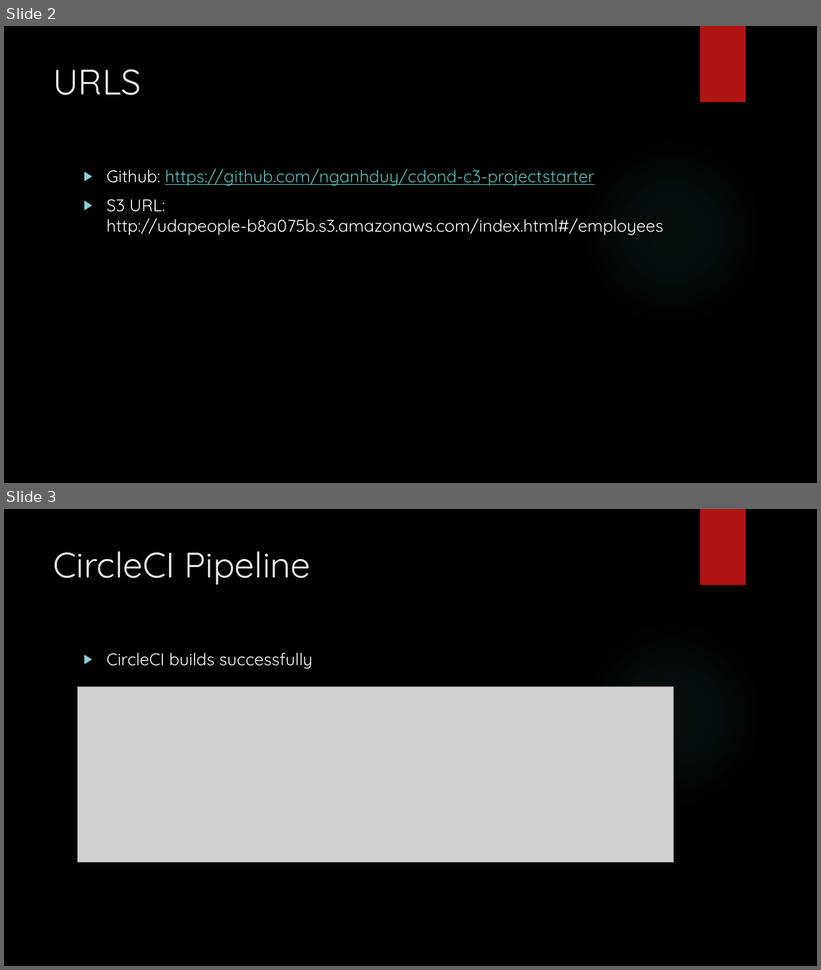
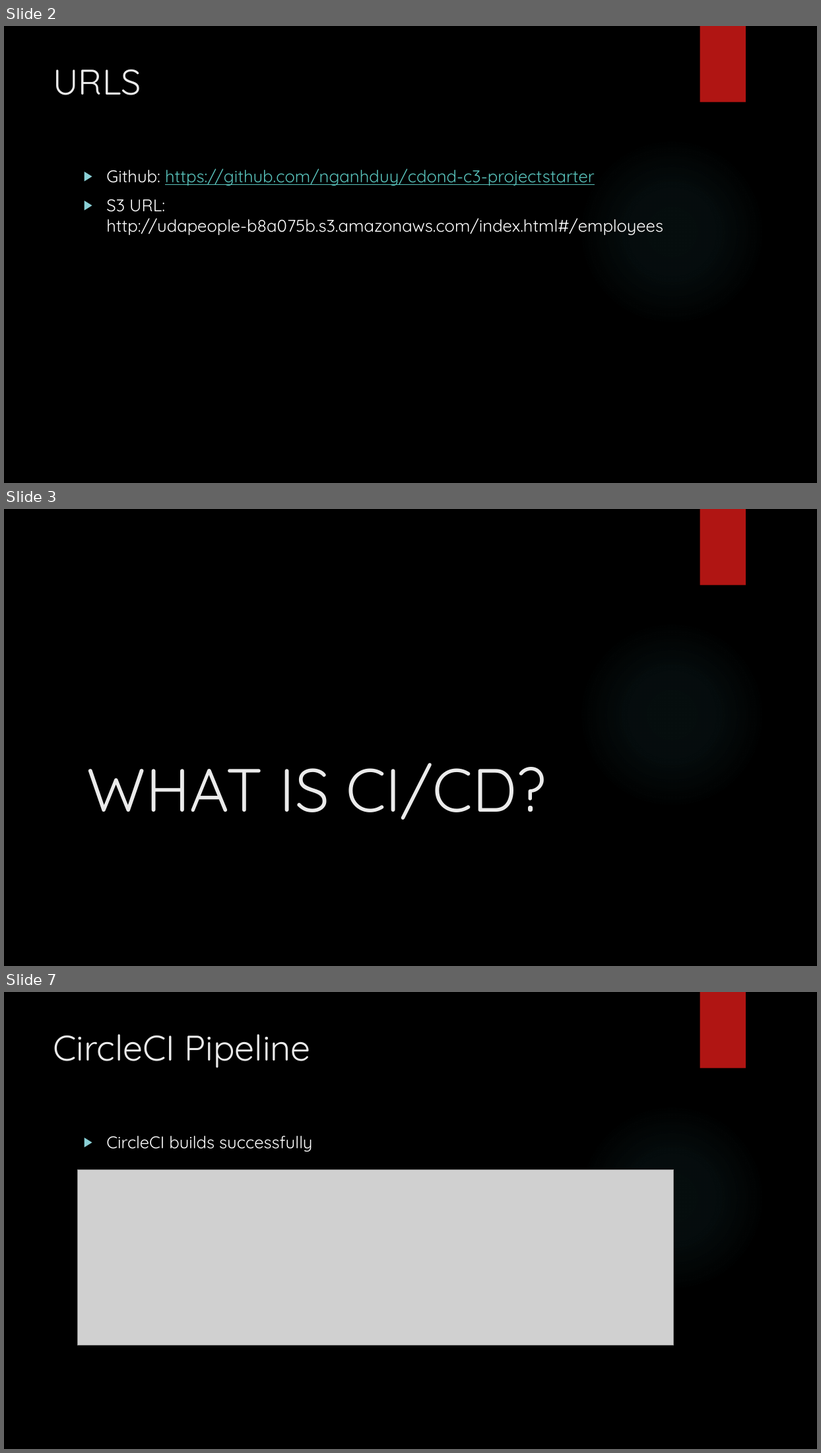
Before and after one commit to nganhduy/cdond-c3-projectstarter, a slide deck: presentation.pptx. Shown one above the other, each under a label of ours: slides 2 and 3 before the commit, slides 2, 3 and 7 after it; the slides between them are not shown. The pictures are 821x970 and 821x1453 pixels, drawn with LibreOffice and Linux fonts; fonts in the diff are those of the drawing; grey boxes stand for pictures; background and template pictures are left out. Boxes give left, top, right and bottom in pixels: in the first picture for what was removed or moved away, otherwise in the second. Text is boxed around its words. In the diff, an @@ line names an element or a change of style, - is before the commit and + after.

```diff
--- a/presentation.pptx
+++ b/presentation.pptx
@@ slide 3 added at (x1=4, y1=509, x2=817, y2=966), background picture (left out); not listed: 2 template elements that a slide beside it also shows @@
@@ title added at (x1=87, y1=763, x2=546, y2=820), 72 pt, text #EBEBEB @@
+WHAT IS CI/CD?
@@ what was slide 3 is now slide 7 @@
```
Also in this commit, not shown: 3 other slides added, 1 other file.
